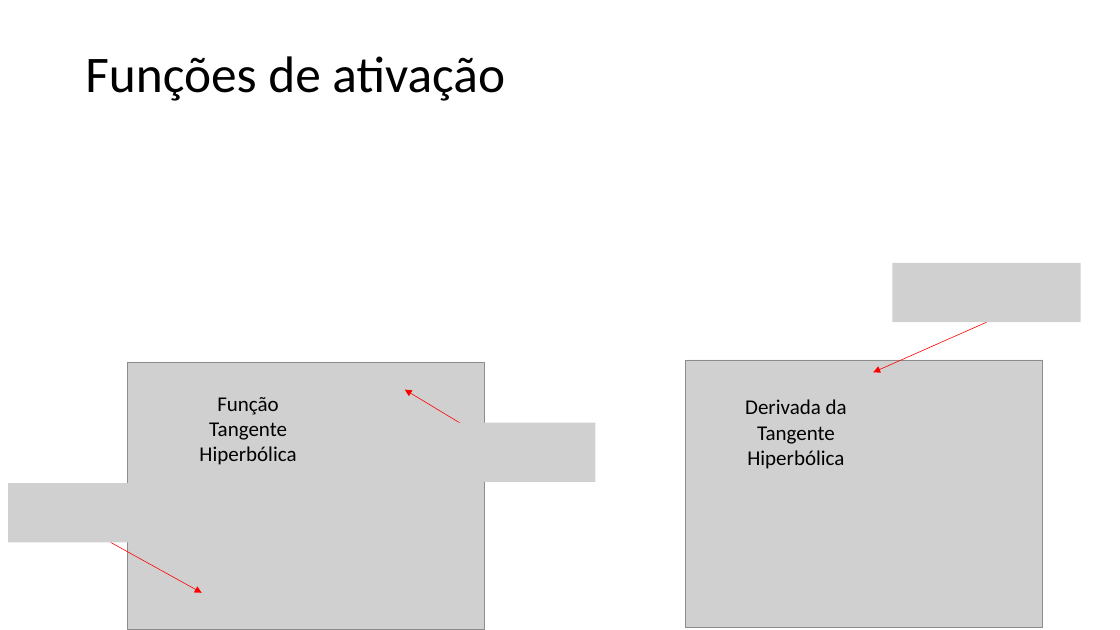
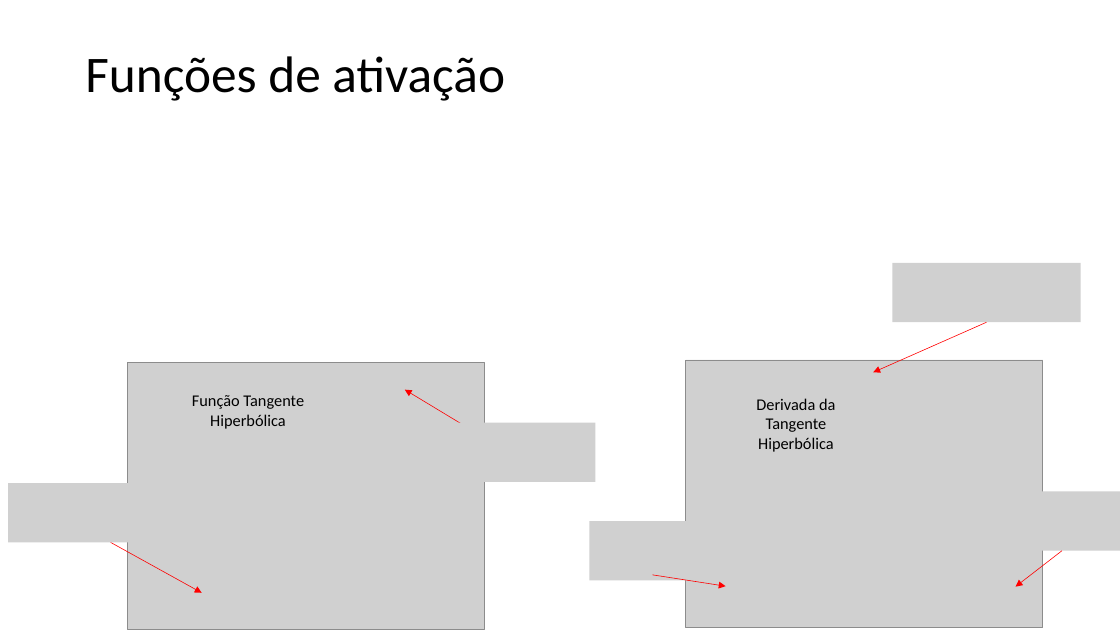
Before and after one commit to zz4fap/t320_aprendizado_de_maquina, a slide deck: slide 9 of slides/T320_Redes_Neurais_Artificiais (Parte II).pptx. Drawn at 1120x630 pixels with LibreOffice and Linux fonts; fonts in the diff are those of the drawing; grey boxes stand for pictures. Boxes give left, top, right and bottom in pixels: in the first picture for what was removed or moved away, otherwise in the second. Text is boxed around its words. In the diff, an @@ line names an element or a change of style, - is before the commit and + after.

```diff
--- a/slides/T320_Redes_Neurais_Artificiais (Parte II).pptx
+++ b/slides/T320_Redes_Neurais_Artificiais (Parte II).pptx
@@ text "Função Tangente Hiperbólica" at [192, 395, 304, 429]: size 18 to 14 pt @@
@@ text "Derivada da Tangente Hiperbólica" at [756, 398, 835, 452]: size 18 to 14 pt @@
@@ picture added at [1006, 492, 1120, 551] @@
@@ picture added at [590, 521, 702, 581] @@
@@ arrow added from (1062, 551) to (1016, 586), #FF0000 0.5 pt @@
@@ arrow added from (653, 575) to (726, 586), #FF0000 0.5 pt @@
```
Also in this commit, not shown: 9 other slides changed, 1 other file.
